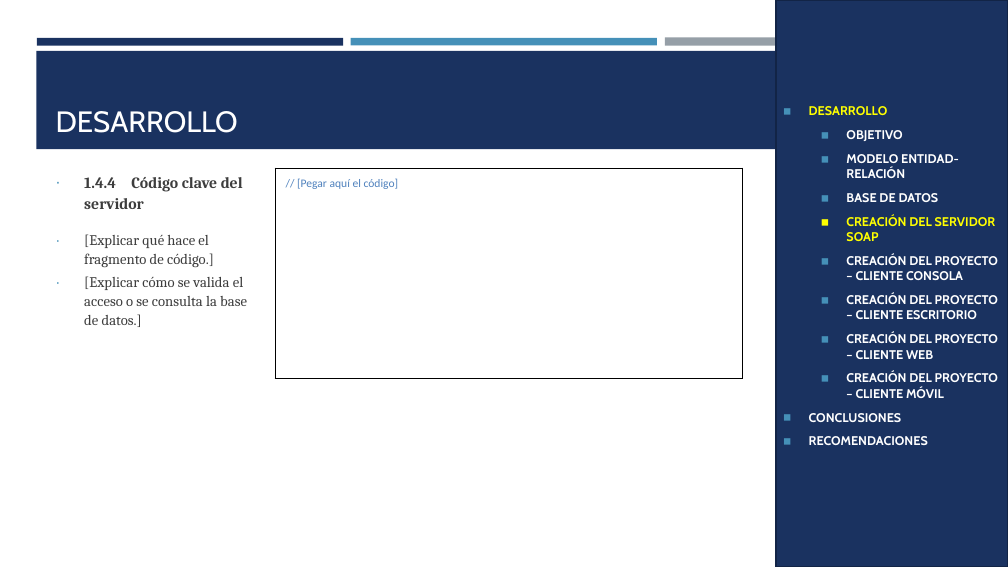
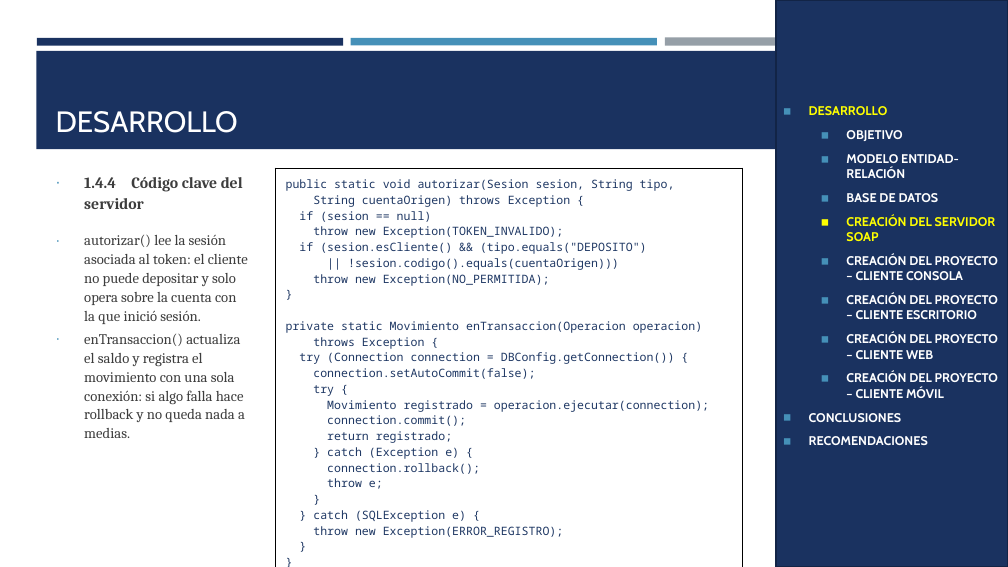
Before and after one commit to IMarcusDev/TI.1.1.-PAO202651_SOAP_JAVA_CONBDD_NRC36883_GR04, a slide deck: slide 9 of 05. DOCUMENTACION/PRESENTACION TI.1.1. SOAP con BDD en JAVA GR4.pptx. Drawn at 1008x567 pixels with LibreOffice and Linux fonts; fonts in the diff are those of the drawing. Boxes give left, top, right and bottom in pixels: in the first picture for what was removed or moved away, otherwise in the second. Text is boxed around its words. In the diff, an @@ line names an element or a change of style, - is before the commit and + after.

```diff
--- a/05. DOCUMENTACION/PRESENTACION TI.1.1. SOAP con BDD en JAVA GR4.pptx
+++ b/05. DOCUMENTACION/PRESENTACION TI.1.1. SOAP con BDD en JAVA GR4.pptx
@@ table at box(275, 168, 743, 542) @@
@@ row 1, column 1: "// [Pegar aquí el código]" to "public static void autorizar(Sesion sesion, String tipo, / String cuentaOrigen) throws Exception { / if (sesion == null) / throw new Exception(TOKEN_INVALIDO); / if (sesion.esCliente() && (tipo.equals("DEPOSITO") / || !sesion.codigo().equals(cuentaOrigen))) / throw new Exception(NO_PERMITIDA); / } / private static Movimiento enTransaccion(Operacion operacion) / throws Exception { / try (Connection connection = DBConfig.getConnection()) { / connection.setAutoCommit(false); / try { / Movimiento registrado = operacion.ejecutar(connection); / connection.commit(); / return registrado; / } catch (Exception e) { / connection.rollback(); / throw e; / } / } catch (SQLException e) { / throw new Exception(ERROR_REGISTRO); / } / }" @@
@@ text at box(84, 235, 248, 438): text changed @@
-∙ [Explicar qué hace el fragmento de código.]
-∙ [Explicar cómo se valida el acceso o se consulta la base de datos.]
+∙ autorizar() lee la sesión asociada al token: el cliente no puede depositar y solo opera sobre la cuenta con la que inició sesión.
+∙ enTransaccion() actualiza el saldo y registra el movimiento con una sola conexión: si algo falla hace rollback y no queda nada a medias.
```
Also in this commit, not shown: 19 other slides changed, 4 slides added.
